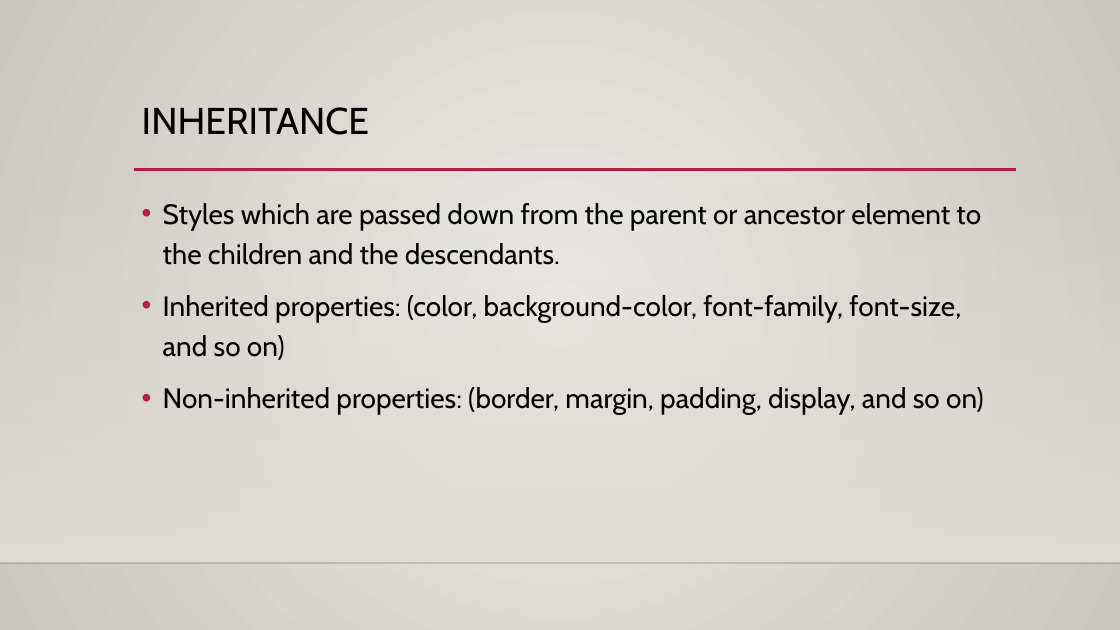
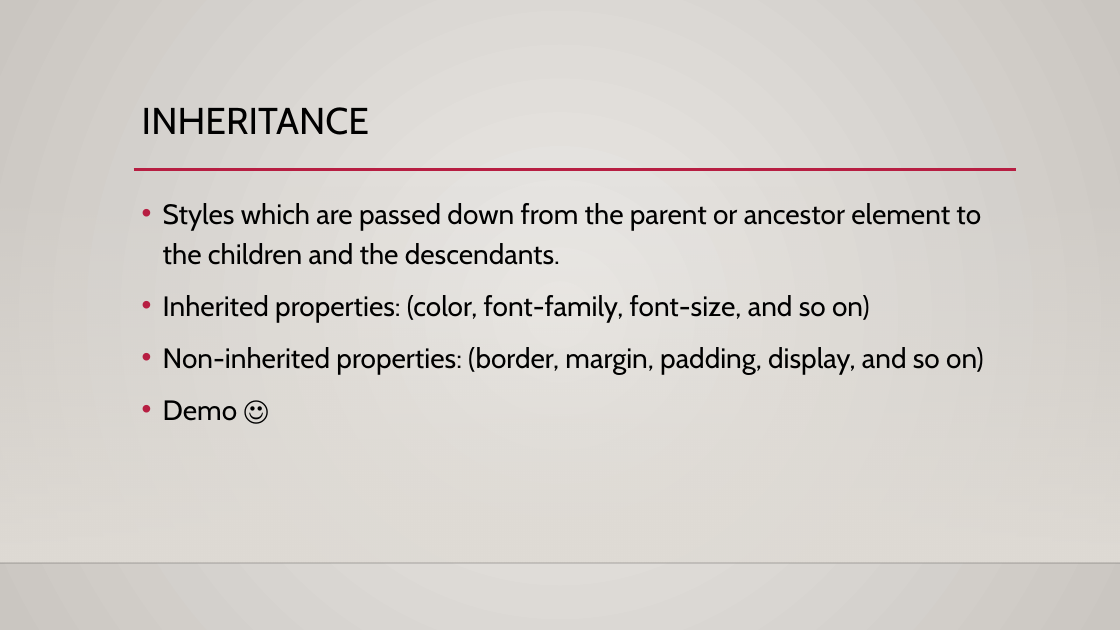
Before and after one commit to Jacksonckc/Web-Apps, a slide deck: slide 8 of Presentation/Presentation.pptx. Drawn at 1120x630 pixels with LibreOffice and Linux fonts; fonts in the diff are those of the drawing; background and template pictures are left out. Boxes give left, top, right and bottom in pixels: in the first picture for what was removed or moved away, otherwise in the second. Text is boxed around its words. In the diff, an @@ line names an element or a change of style, - is before the commit and + after.

```diff
--- a/Presentation/Presentation.pptx
+++ b/Presentation/Presentation.pptx
@@ text at bbox=[163, 295, 870, 322]: text changed @@
-• Inherited properties: (color, background-color, font-family, font-size, and so on)
+• Inherited properties: (color, font-family, font-size, and so on)
@@ text at bbox=[163, 400, 237, 421]: paragraph added @@
+• Demo ☺
```
Also in this commit, not shown: 1 other slide changed, 17 other files.
